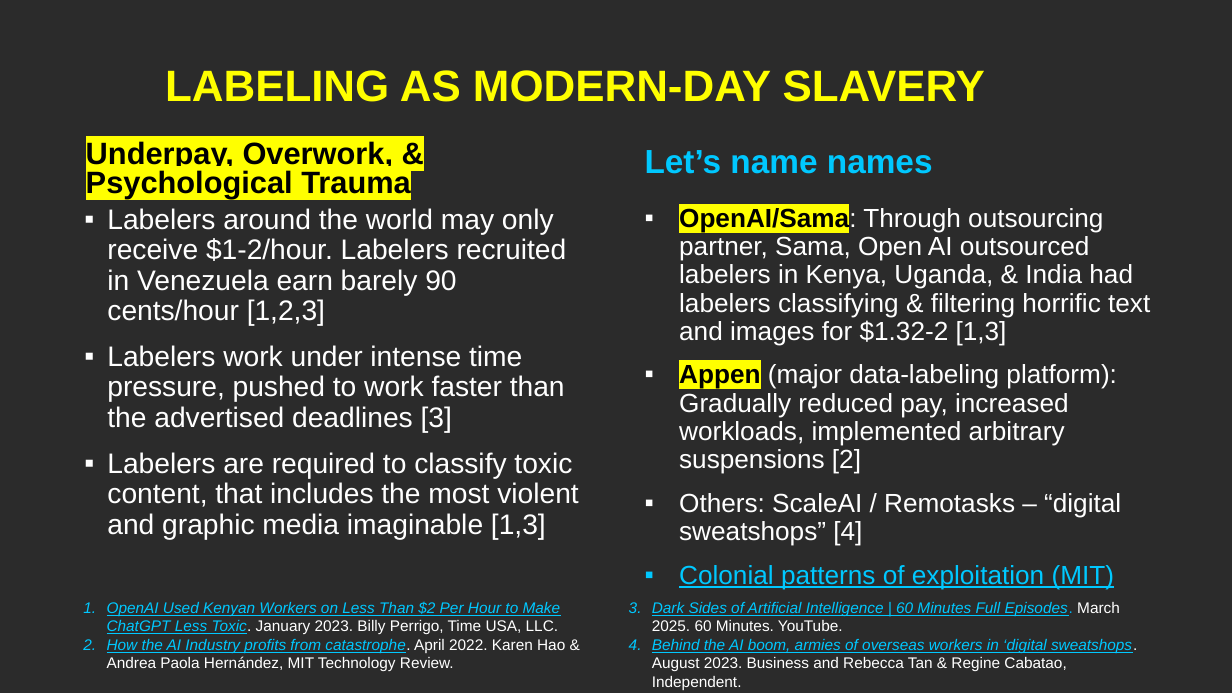
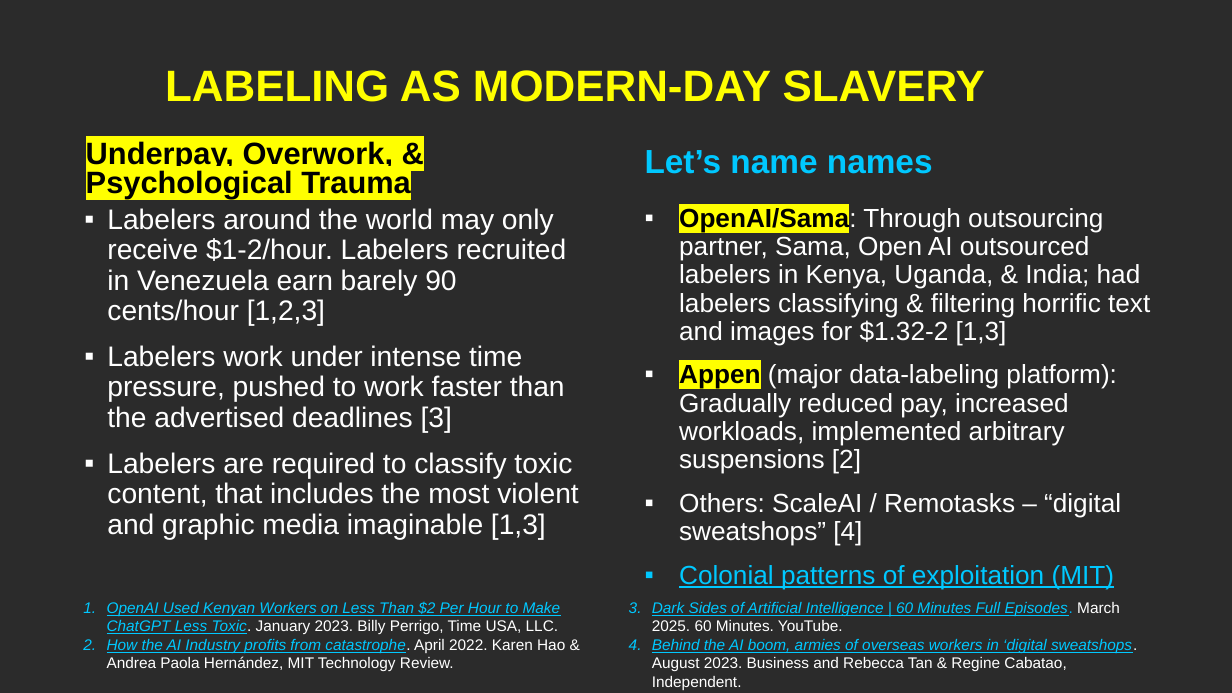
Before and after one commit to CSCI-1100/class_resources_public, a slide deck: slide 44 of downloads/ai_ml_slides.pptx. Drawn at 1232x693 pixels with LibreOffice and Linux fonts; fonts in the diff are those of the drawing; background and template pictures are left out; a plain dark background stands for a picture behind light text. Boxes give left, top, right and bottom in pixels: in the first picture for what was removed or moved away, otherwise in the second. Text is boxed around its words. In the diff, an @@ line names an element or a change of style, - is before the commit and + after.

Commit message:
Added ollama slides, more alt text, grammar fixes to slides

```diff
--- a/downloads/ai_ml_slides.pptx
+++ b/downloads/ai_ml_slides.pptx
@@ text at (x1=679, y1=206, x2=1150, y2=346): text changed @@
-▪ OpenAI/Sama: Through outsourcing partner, Sama, Open AI outsourced labelers in Kenya, Uganda, & India had labelers classifying & filtering horrific text and images for $1.32-2 [1,3]
+▪ OpenAI/Sama: Through outsourcing partner, Sama, Open AI outsourced labelers in Kenya, Uganda, & India; had labelers classifying & filtering horrific text and images for $1.32-2 [1,3]
```
Also in this commit, not shown: 4 other slides changed, 3 slides added, 1 other file.
